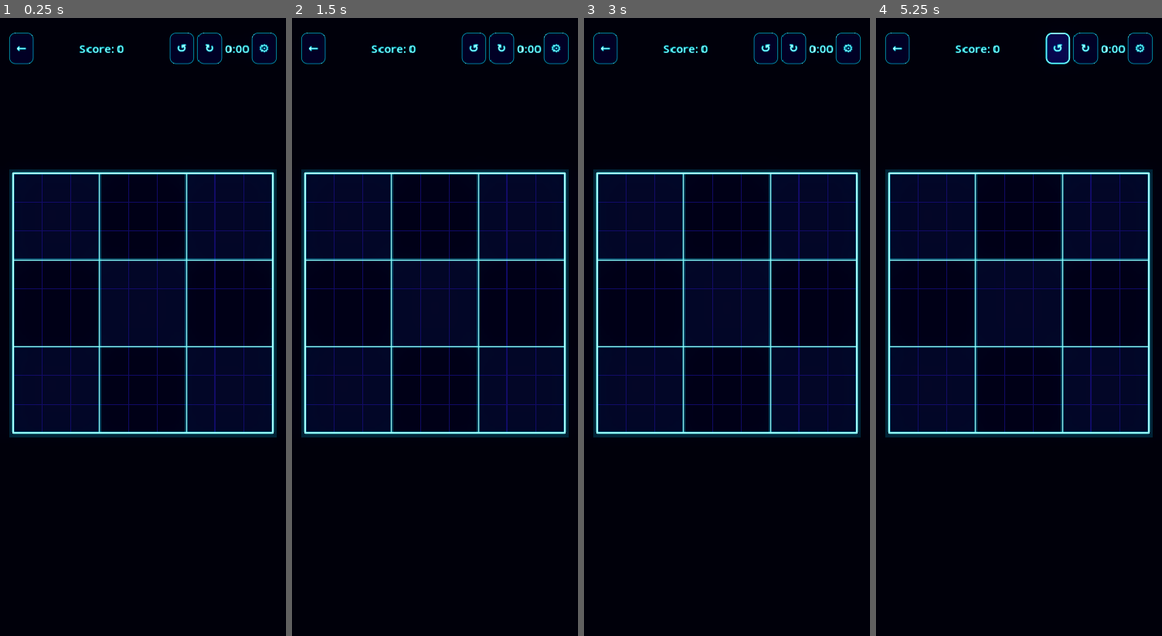
Above: before the commit, frames 1-4 (left to right).
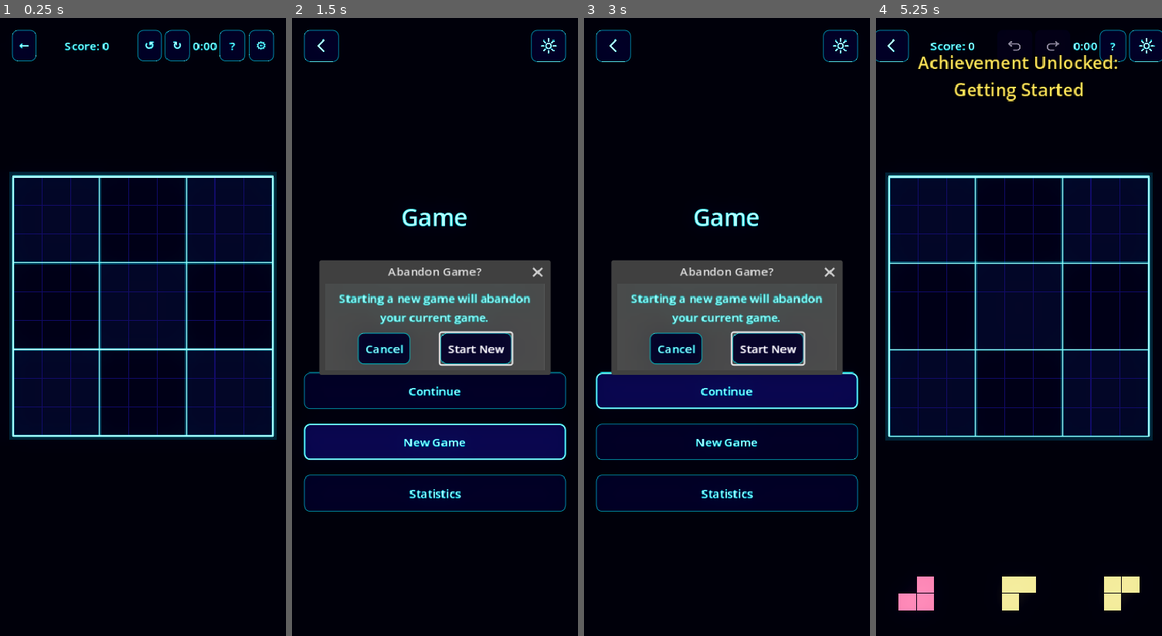
Above: after the commit, the same moments.

Repository: mchambers-mojang/sweet-vinegar-games
Game: Godot game, scene res://scenes/blockudoku_game.tscn
The game is run twice, just before and just after one commit, with the same random seed, the same clock (stepped at 60 frames per second) and the same inputs. This scene is started directly instead of the project's main scene.
Inputs (mouse positions are in pixels of both pictures, inside the frame that each line leads up to):
- Up to frame 1 (0.25 s): no input
- Up to frame 2 (1.5 s): click "←" at 0.5 s; click (435, 444) at 1.25 s, where only the run after the commit has a clickable "New Game"
- Up to frame 3 (3 s): click (727, 444) at 2 s, where only the run after the commit has a clickable "New Game"; click (727, 388) at 2.75 s, where only the run after the commit has a clickable "Continue"
- Up to frame 4 (5.25 s): click (1019, 388) at 3.5 s, where only the run after the commit has a clickable "Continue"; click (1059, 345) at 4.25 s, where only the run after the commit has a clickable "Start New"; click (1059, 48) at 5 s, where only the run before the commit has a clickable "↺"

The runs differ from the first frame. In frame 1, 7.5% of the frame differs, in the area x 3-97%, y 1-69%; in frame 2, 40%; in frame 3, 43%, in the area x 3-97%, y 1-80%; in frame 4, 10%.
Error before the commit: Parse Error: Identifier "ThemeManager" not declared in the current scope. (res://scripts/blockudoku/blockudoku_game_screen.gd:361)

Commit message:
Replace ThemeManager with AppTheme in all four game screen files

Diff:
--- a/scripts/blockudoku/blockudoku_game_screen.gd
+++ b/scripts/blockudoku/blockudoku_game_screen.gd
@@ -358,7 +358,7 @@
 		HapticManager.vibrate_light()
 
 		# Neon placement effects
-		if ThemeManager.is_neon:
+		if AppTheme.is_neon:
 
 			# Per-cell burst — small burst on each cell of the shape
 			for cell_offset in _drag_shape:
@@ -418,7 +418,7 @@
 				if lines + boxes >= 2:
 					_pulse_board_for_combo(combo_count)
 				# Scale shockwave with combo
-				if ThemeManager.is_neon:
+				if AppTheme.is_neon:
 					var combo_center := origin + Vector2(cell_size * 4.5, cell_size * 4.5)
 					var combo_amp := minf(0.5 + combo_count * 0.3, 2.0)
 					NeonRing.create(board, combo_center, Color(2.0, 0.3, 1.8), cell_size * (4.0 + combo_count), 0.4, combo_amp)
@@ -591,14 +591,14 @@
 				)
 				var color: Color = board.cell_colors[cell_pos.y * board.GRID_SIZE + cell_pos.x]
 				if color == Color.TRANSPARENT:
-					color = ThemeManager.get_color("cell_given")
+					color = AppTheme.get_color("cell_given")
 				GlassShatter.create(board, rect, color, 6)
 				board.grid[cell_pos.y * board.GRID_SIZE + cell_pos.x] = 0
 				board.cell_colors[cell_pos.y * board.GRID_SIZE + cell_pos.x] = Color.TRANSPARENT
 			board.queue_redraw()
 		).set_delay(delay if row_idx > 0 else 0.3)
 
-	if ThemeManager.is_neon:
+	if AppTheme.is_neon:
 		_shatter_tween.tween_callback(func() -> void:
 			var board_center := origin + Vector2(cell_size * 4.5, cell_size * 4.5)
 			NeonRing.create(board, board_center, Color(2.0, 0.0, 0.3), cell_size * 8.0, 0.5, 1.5)
@@ -676,7 +676,7 @@
 		return
 
 	var color: Color
-	if ThemeManager.is_neon:
+	if AppTheme.is_neon:
 		color = Color(0.0, 1.5, 1.5) if combo <= 2 else Color(2.0, 0.3, 1.8)
 	else:
 		color = Color(0.2, 0.6, 1.0) if combo <= 2 else Color(0.8, 0.2, 0.8)
@@ -695,7 +695,7 @@
 		return
 	_new_best_shown = true
 
-	var color := Color(0.0, 2.0, 1.5) if ThemeManager.is_neon else Color(0.2, 0.75, 1.0)
+	var color := Color(0.0, 2.0, 1.5) if AppTheme.is_neon else Color(0.2, 0.75, 1.0)
 	var cell_size := board._get_cell_size()
 	var origin := board._get_grid_origin()
 	var center := origin + Vector2(cell_size * 4.5, cell_size * 4.5)
@@ -801,7 +801,7 @@
 
 func _apply_theme() -> void:
 	var style := StyleBoxFlat.new()
-	style.bg_color = ThemeManager.get_color("background")
+	style.bg_color = AppTheme.get_color("background")
 	add_theme_stylebox_override("panel", style)
 
 
--- a/scripts/shikaku/shikaku_game_screen.gd
+++ b/scripts/shikaku/shikaku_game_screen.gd
@@ -215,7 +215,7 @@
 	SoundManager.play_place()
 	HapticManager.vibrate_light()
 	# Neon shockwave on rect placement
-	if ThemeManager.is_neon:
+	if AppTheme.is_neon:
 		var cell_size := board._get_cell_size()
 		var origin := board._get_grid_origin()
 		var center := origin + Vector2(
@@ -393,7 +393,7 @@
 	if is_new_best:
 		_show_new_best_indicator()
 	# Neon win shockwave
-	if ThemeManager.is_neon:
+	if AppTheme.is_neon:
 		var cell_size := board._get_cell_size()
 		var origin := board._get_grid_origin()
 		var center := origin + Vector2(
@@ -419,7 +419,7 @@
 		(board.grid_width / 2.0) * cell_size,
 		(board.grid_height / 2.0) * cell_size
 	)
-	var color := Color(0.0, 2.0, 1.5) if ThemeManager.is_neon else Color(0.2, 0.75, 1.0)
+	var color := Color(0.0, 2.0, 1.5) if AppTheme.is_neon else Color(0.2, 0.75, 1.0)
 	ComboLabel.create(board, center, "NEW BEST!", color)
 	HapticManager.vibrate_medium()
 
@@ -474,7 +474,7 @@
 
 func _apply_theme() -> void:
 	var style := StyleBoxFlat.new()
-	style.bg_color = ThemeManager.get_color("background")
+	style.bg_color = AppTheme.get_color("background")
 	add_theme_stylebox_override("panel", style)
 
 
--- a/scripts/sudoku/sudoku_game_screen.gd
+++ b/scripts/sudoku/sudoku_game_screen.gd
@@ -384,7 +384,7 @@
 			var revert_cell := cell
 
 			# Neon glass shatter + shockwave on error
-			if ThemeManager.is_neon:
+			if AppTheme.is_neon:
 				var error_cell_rect := board.get_cell_rect(index)
 				GlassShatter.create(board, error_cell_rect, Color(2.0, 0.0, 0.2), 10)
 				var err_center := error_cell_rect.position + error_cell_rect.size / 2.0
@@ -417,7 +417,7 @@
 		redo_stack.clear()
 
 		# Neon burst on correct placement
-		if ThemeManager.is_neon:
+		if AppTheme.is_neon:
 			var placed_cell_rect := board.get_cell_rect(index)
 			var center := placed_cell_rect.position + placed_cell_rect.size / 2.0
 			NeonBurst.create(board, center, Color(0.0, 2.0, 1.6), 10, 0.8)
@@ -497,7 +497,7 @@
 			var revert_cell := cell
 
 			# Neon glass shatter + shockwave on error
-			if ThemeManager.is_neon:
+			if AppTheme.is_neon:
 				var error_cell_rect := board.get_cell_rect(index)
 				GlassShatter.create(board, error_cell_rect, Color(2.0, 0.0, 0.2), 10)
 				var err_center := error_cell_rect.position + error_cell_rect.size / 2.0
@@ -534,7 +534,7 @@
 		HapticManager.vibrate_light()
 
 		# Neon burst on correct placement
-		if ThemeManager.is_neon:
+		if AppTheme.is_neon:
 			var placed_cell_rect := board.get_cell_rect(index)
 			var center := placed_cell_rect.position + placed_cell_rect.size / 2.0
 			NeonBurst.create(board, center, Color(0.0, 2.0, 1.6), 10, 0.8)
@@ -773,7 +773,7 @@
 	SoundManager.play_win()
 	HapticManager.vibrate_success()
 	# Neon win shockwave from board center
-	if ThemeManager.is_neon:
+	if AppTheme.is_neon:
 		var center_rect := board.get_cell_rect(40)  # Center cell (row 4, col 4)
 		var center := center_rect.position + center_rect.size / 2.0
 		NeonRing.create(board, center, Color(0.0, 2.0, 1.5), center_rect.size.x * 8.0, 0.5, 1.2)
@@ -793,7 +793,7 @@
 	var center_index := int(board.cells.size() / 2)
 	var center_rect := board.get_cell_rect(center_index)
 	var center := center_rect.position + center_rect.size / 2.0
-	var color := Color(0.0, 2.0, 1.5) if ThemeManager.is_neon else Color(0.2, 0.75, 1.0)
+	var color := Color(0.0, 2.0, 1.5) if AppTheme.is_neon else Color(0.2, 0.75, 1.0)
 	ComboLabel.create(board, center, "NEW BEST!", color)
 	HapticManager.vibrate_medium()
 
@@ -843,7 +843,7 @@
 		for idx in flash_indices.keys():
 			board.cells[idx].flash(Color(1.0, 0.85, 0.4), 0.35)
 		# Neon shockwave from center of completed unit
-		if ThemeManager.is_neon:
+		if AppTheme.is_neon:
 			var avg_x := 0.0
 			var avg_y := 0.0
 			for idx in flash_indices.keys():
@@ -902,9 +902,9 @@
 	for i in range(_strike_indicators.size()):
 		var indicator := _strike_indicators[i]
 		if i < strikes:
-			indicator.modulate = ThemeManager.get_color("strike_active")
+			indicator.modulate = AppTheme.get_color("strike_active")
 		else:
-			indicator.modulate = ThemeManager.get_color("strike_inactive")
+			indicator.modulate = AppTheme.get_color("strike_inactive")
 
 
 func _update_button_states() -> void:
@@ -926,7 +926,7 @@
 		var btn := _number_buttons[i]
 		var num := i + 1
 		if num == _selected_number:
-			btn.add_theme_color_override("font_color", ThemeManager.get_color("cell_selected"))
+			btn.add_theme_color_override("font_color", AppTheme.get_color("cell_selected"))
 		else:
 			btn.remove_theme_color_override("font_color")
 
@@ -1039,7 +1039,7 @@
 	color_container.modulate = Color(1, 1, 1, 0)
 	color_container.mouse_filter = Control.MOUSE_FILTER_IGNORE
 
-	var palette := NEON_CELL_COLORS if ThemeManager.is_neon else CELL_COLORS
+	var palette := NEON_CELL_COLORS if AppTheme.is_neon else CELL_COLORS
 	for i in range(palette.size()):
 		var btn := Button.new()
 		btn.custom_minimum_size = Vector2(36, 36)
@@ -1185,7 +1185,7 @@
 	for i in 3:
 		var indicator := ColorRect.new()
 		indicator.custom_minimum_size = Vector2(12, 12)
-		indicator.color = ThemeManager.get_color("strike_inactive")
+		indicator.color = AppTheme.get_color("strike_inactive")
 		strikes_container.add_child(indicator)
 		_strike_indicators.append(indicator)
 
@@ -1207,7 +1207,7 @@
 
 
 func _apply_theme() -> void:
-	var bg := ThemeManager.get_color("background")
+	var bg := AppTheme.get_color("background")
 	# Set background via a stylebox or just clear color
 	var style := StyleBoxFlat.new()
 	style.bg_color = bg
